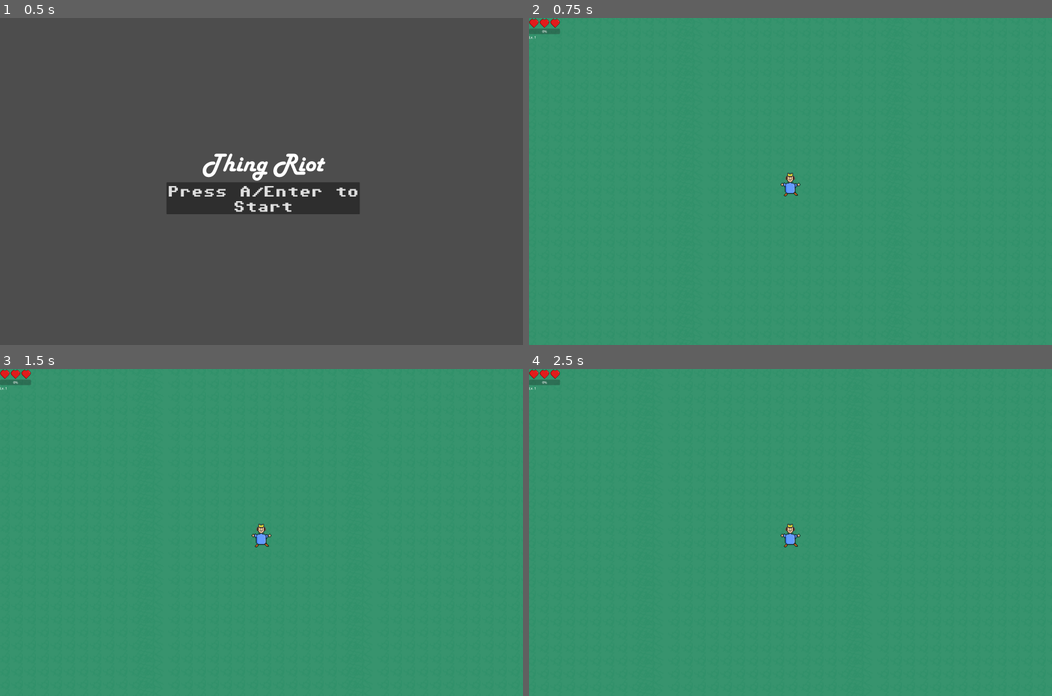
Above: before the commit, frames 1-4 (two rows, left to right).
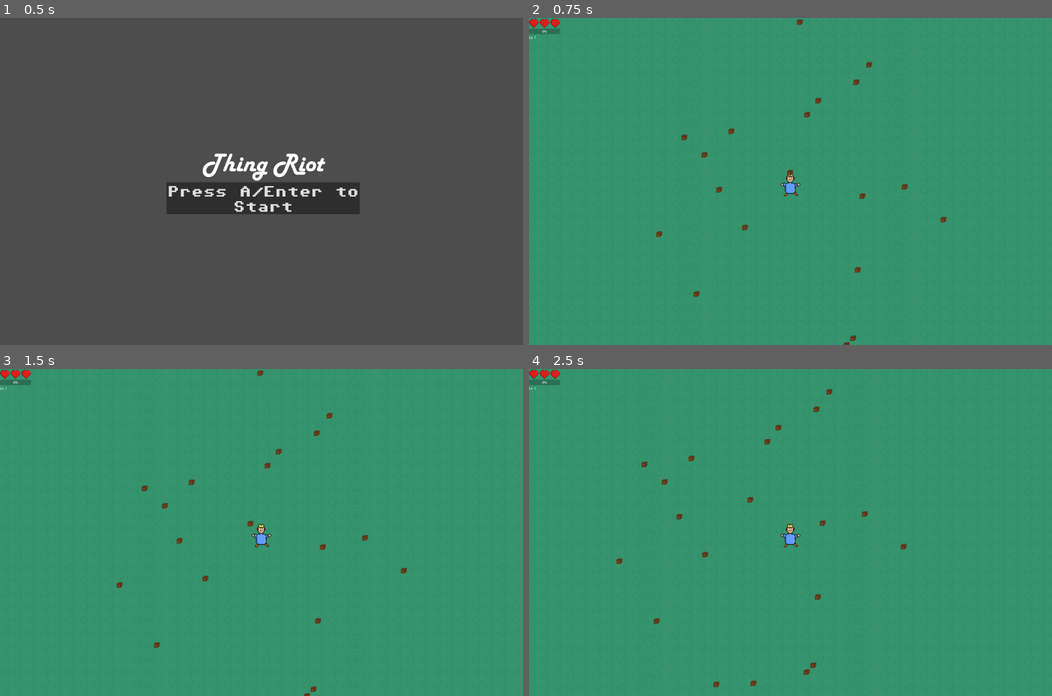
Above: after the commit, the same moments.

Repository: Leonod33/ThingRiot
Game: Godot game, scene res://title_screen.tscn
The game is run twice, just before and just after one commit, with the same random seed, the same clock (stepped at 60 frames per second) and the same inputs.
Inputs:
- Up to frame 1 (0.5 s): no input
- Up to frame 2 (0.75 s): click "Press A/Enter to Start" at 0.5 s
- Up to frame 3 (1.5 s): tap Enter (start_game) at 1.25, 1.35 s; hold Right (ui_right) from 1.28 s (still down)
- Up to frame 4 (2.5 s): release Right (ui_right) at 2.03 s; hold Down (ui_down) from 2.03 s (still down); tap Enter (start_game) at 2.1 s

Frame 1 is identical in both runs. In frame 2, 0.3% of the frame differs, in the area x 24-80%, y 0-100%; in frame 3, 0.3%; in frame 4, 0.4%, in the area x 16-73%, y 6-98%.
Error before the commit: Parse Error: Used space character for indentation instead of tab as used before in the file. (res://prop_spawner.gd:18)

Commit message:
"Crates now appearing - manual aim and destruction next"

Diff:
--- a/thing-riot-v1/prop_spawner.gd
+++ b/thing-riot-v1/prop_spawner.gd
@@ -5,9 +5,15 @@
 @export var min_distance_from_player: float = 160.0
 @export var tilemap_path: NodePath = ^"/root/Main/Level1/TileMapLayer"
 
+# NEW: control how far from the player to sprinkle props
+@export var spawn_radius_min: float = 300.0
+@export var spawn_radius_max: float = 900.0
+
 func _ready() -> void:
 	print("PropSpawner: READY on ", get_path())
+	call_deferred("_start_spawning")
 
+func _start_spawning() -> void:
 	if prop_scene == null:
 		push_warning("PropSpawner: prop_scene is null")
 		return
@@ -17,60 +23,95 @@
 		push_warning("PropSpawner: no Player in group 'Player'")
 		return
 
-        var map := get_node_or_null(tilemap_path)
-        if map == null:
-                push_warning("PropSpawner: TileMap not found at %s" % [tilemap_path])
-                return
-        if not (map is TileMapLayer or map is TileMap):
-                push_warning("PropSpawner: node at %s is not a TileMapLayer/TileMap" % [tilemap_path])
-                return
-        if not map.has_method("get_used_rect"):
-                push_warning("PropSpawner: node at %s has no get_used_rect()" % [tilemap_path])
-                return
-
-	# --- world-space bounds from used_rect ---
-	var used_rect: Rect2i = map.get_used_rect()
-	if used_rect.size == Vector2i.ZERO:
-		push_warning("PropSpawner: TileMap used_rect is EMPTY")
-		# fallback box around player so we still see something
-		var origin_world := player.global_position - Vector2(512, 512)
-		var size_world := Vector2(1024, 1024)
-		print("PropSpawner: FALLBACK rect origin=", origin_world, " size=", size_world)
-		_scatter_props(player, origin_world, size_world)
-		_spawn_test_prop(player)
+	# --- fetch map node (TileMapLayer or TileMap) ---
+	var map := get_node_or_null(tilemap_path)
+	if map == null:
+		push_warning("PropSpawner: TileMap not found at %s" % [tilemap_path])
+		return
+	if not (map is TileMapLayer or map is TileMap):
+		push_warning("PropSpawner: node at %s is not a TileMapLayer/TileMap" % [tilemap_path])
+		return
+	if not map.has_method("get_used_rect"):
+		push_warning("PropSpawner: node at %s has no get_used_rect()" % [tilemap_path])
 		return
 
-        var tile_size := Vector2(map.tile_set.tile_size)
+	# --- compute a world-space rect for the map; we'll clamp to it ---
+	var world_rect := _map_world_rect(map)
+	print("PropSpawner: map world rect = ", world_rect)
+
+	_scatter_props_around_player(player, world_rect)
+	_spawn_test_prop(player)  # guaranteed visible test prop
+
+func _map_world_rect(map: Node) -> Rect2:
+	var used_rect: Rect2i = map.get_used_rect()
+	# If empty, give a big sandbox around 0,0
+	if used_rect.size == Vector2i.ZERO:
+		return Rect2(Vector2(-1024, -1024), Vector2(2048, 2048))
+
+	# Convert tile coords → world coords
+	var tile_size := Vector2((map as TileMap).tile_set.tile_size) if (map is TileMap) else Vector2(64, 64)
 	var origin_world: Vector2 = map.to_global(Vector2(used_rect.position) * tile_size)
 	var size_world:   Vector2 = Vector2(used_rect.size) * tile_size
+	return Rect2(origin_world, size_world)
 
-	print("PropSpawner: world rect origin=", origin_world, " size=", size_world)
-	_scatter_props(player, origin_world, size_world)
-	_spawn_test_prop(player)  # guaranteed visible test prop
-
-func _scatter_props(player: Node2D, origin_world: Vector2, size_world: Vector2) -> void:
+func _scatter_props_around_player(player: Node2D, world_rect: Rect2) -> void:
 	var placed := 0
 	var tries := 0
-	while placed < count and tries < count * 30:
+	print("PropSpawner: scattering ", count, " props. scene=", prop_scene, " path=", prop_scene.resource_path)
+
+	while placed < count and tries < count * 100:
 		tries += 1
-		var p := Vector2(
-			randf_range(origin_world.x, origin_world.x + size_world.x),
-			randf_range(origin_world.y, origin_world.y + size_world.y)
-		)
+
+		# Ring around the player (visible area)
+		var angle := randf() * TAU
+		var r := randf_range(spawn_radius_min, spawn_radius_max)
+		var p := player.global_position + Vector2.RIGHT.rotated(angle) * r
+
+		# Keep a little away from the player
 		if player.global_position.distance_to(p) < min_distance_from_player:
 			continue
 
+		# TEMP: do NOT clamp/reject by world_rect — just spawn so we can see them
 		var prop := prop_scene.instantiate() as Node2D
-		get_tree().current_scene.add_child(prop)
+		prop.top_level = true
 		prop.global_position = p
-		prop.z_index = 50
+		_force_visible(prop)
+		_log_spawn(prop)
+		get_tree().current_scene.call_deferred("add_child", prop)
+
 		placed += 1
 
-	print("PropSpawner: placed %d props (tries=%d)" % [placed, tries])
+	print("PropSpawner: placed ", placed, " props (tries=", tries, ")")
+
 
 func _spawn_test_prop(player: Node2D) -> void:
 	var test := prop_scene.instantiate() as Node2D
-	get_tree().current_scene.add_child(test)
+	test.top_level = true
 	test.global_position = player.global_position + Vector2(0, -48)
-	test.z_index = 50
+	_force_visible(test)
+	_log_spawn(test)
+	get_tree().current_scene.call_deferred("add_child", test)
 	print("PropSpawner: spawned a TEST prop near player at ", test.global_position)
+
+# --- helpers -----------------------------------------------------------------
+
+func _force_visible(n: Node) -> void:
+	if n is CanvasItem:
+		var ci := n as CanvasItem
+		ci.visible = true
+		ci.z_index = 200
+		ci.z_as_relative = false
+
+	var spr := n.get_node_or_null("Sprite2D") as Sprite2D
+	if spr:
+		spr.visible = true
+		spr.self_modulate = Color(1, 1, 1, 1)
+		spr.scale = Vector2(2, 2)   # TEMP: easier to see
+		spr.z_index = 200
+		spr.z_as_relative = false
+
+func _log_spawn(n: Node) -> void:
+	var pos := (n as Node2D).global_position if n is Node2D else Vector2.ZERO
+	print("PropSpawner: spawned type=", n.get_class(), " name=", n.name, " at ", pos)
+	for c in n.get_children():
+		print("  child: ", c.name, " (", c.get_class(), ")")
